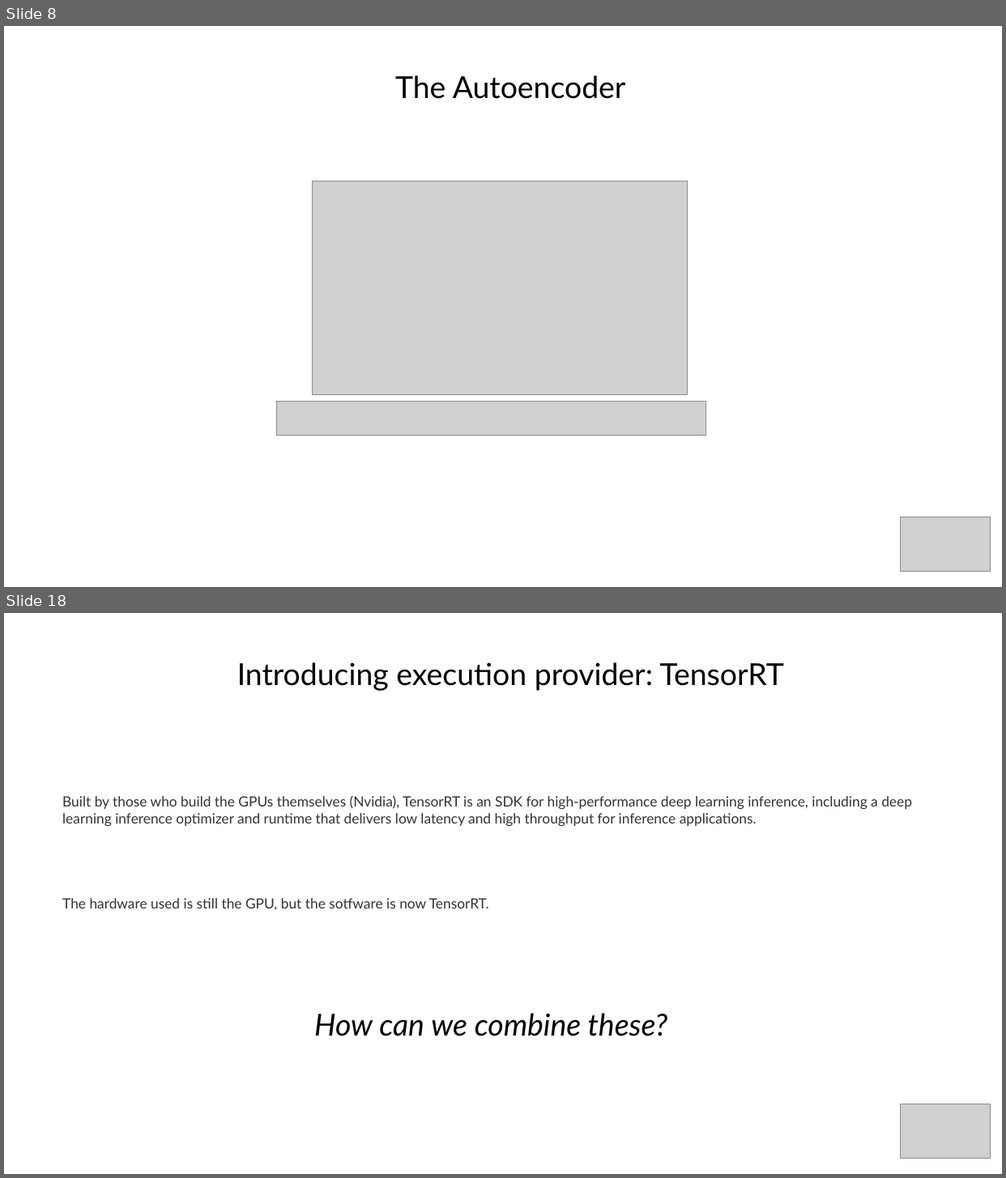
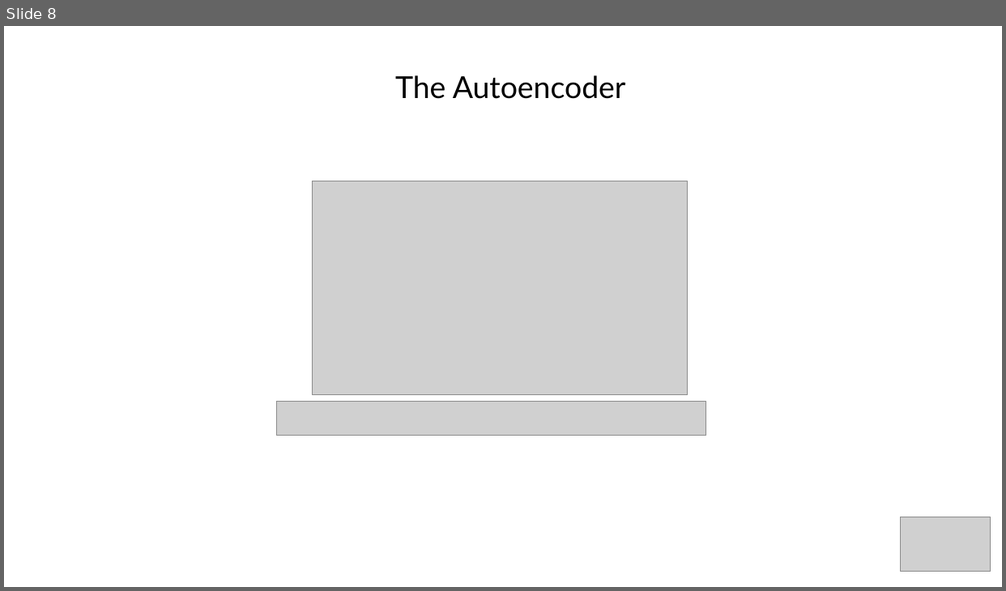
Before and after one commit to akinwilson/heed, a slide deck: representation-learning.odp. Shown one above the other, each under a label of ours: slides 8 and 18 before the commit, slide 8 after it; the slides between them are not shown. The pictures are 1006x1178 and 1006x591 pixels, drawn with LibreOffice and Linux fonts; fonts in the diff are those of the drawing; grey boxes stand for pictures. Boxes give left, top, right and bottom in pixels: in the first picture for what was removed or moved away, otherwise in the second. Text is boxed around its words. In the diff, an @@ line names an element or a change of style, - is before the commit and + after.

```diff
--- a/representation-learning.odp
+++ b/representation-learning.odp
@@ slide 18 removed at (4, 613, 1002, 1174), background #FFFFFF @@
@@ title removed at (237, 662, 784, 691) @@
-Introducing execution provider: TensorRT
@@ title removed at (62, 795, 912, 910) @@
-Built by those who build the GPUs themselves (Nvidia), TensorRT is an SDK for high-performance deep learning inference, including a deep learning inference optimizer and runtime that delivers low latency and high throughput for inference applications.
-The hardware used is still the GPU, but the sotfware is now TensorRT.
@@ title removed at (314, 1013, 668, 1037) @@
-How can we combine these?
@@ picture removed at (901, 1104, 991, 1159) @@
```
Also in this commit, not shown: 10 slides added, 14 other slides removed, 6 other files.
